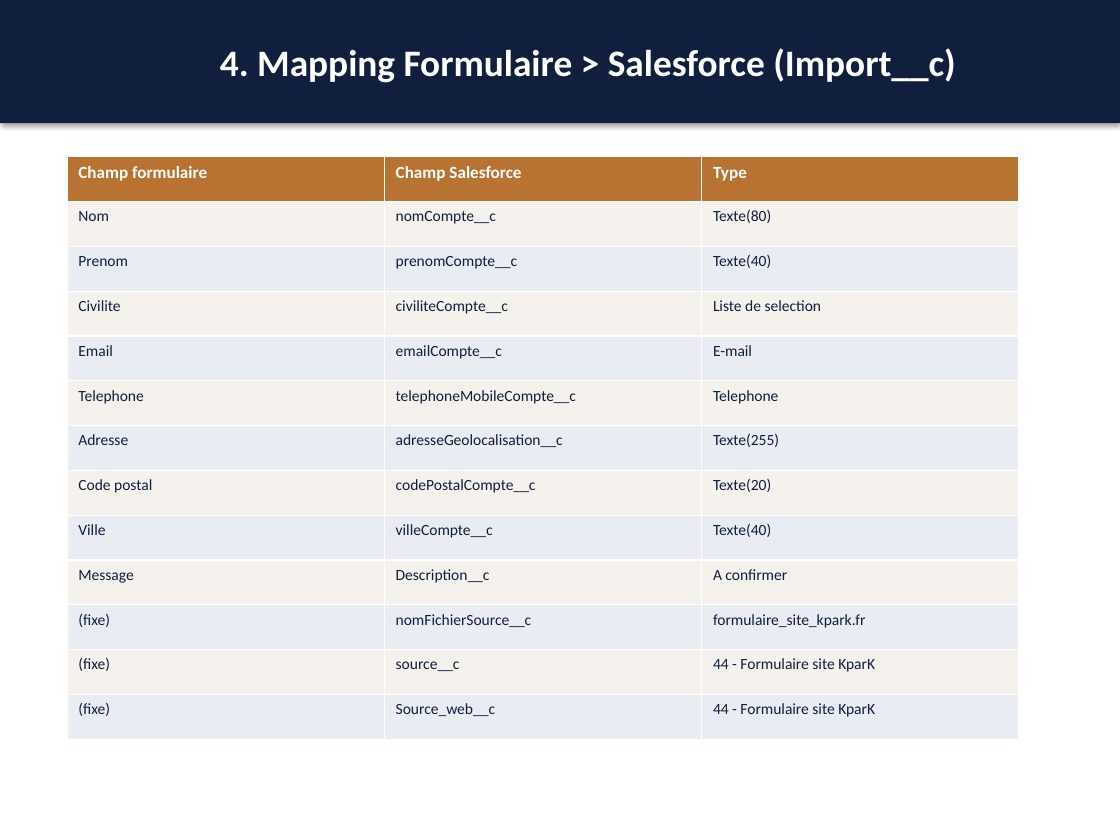
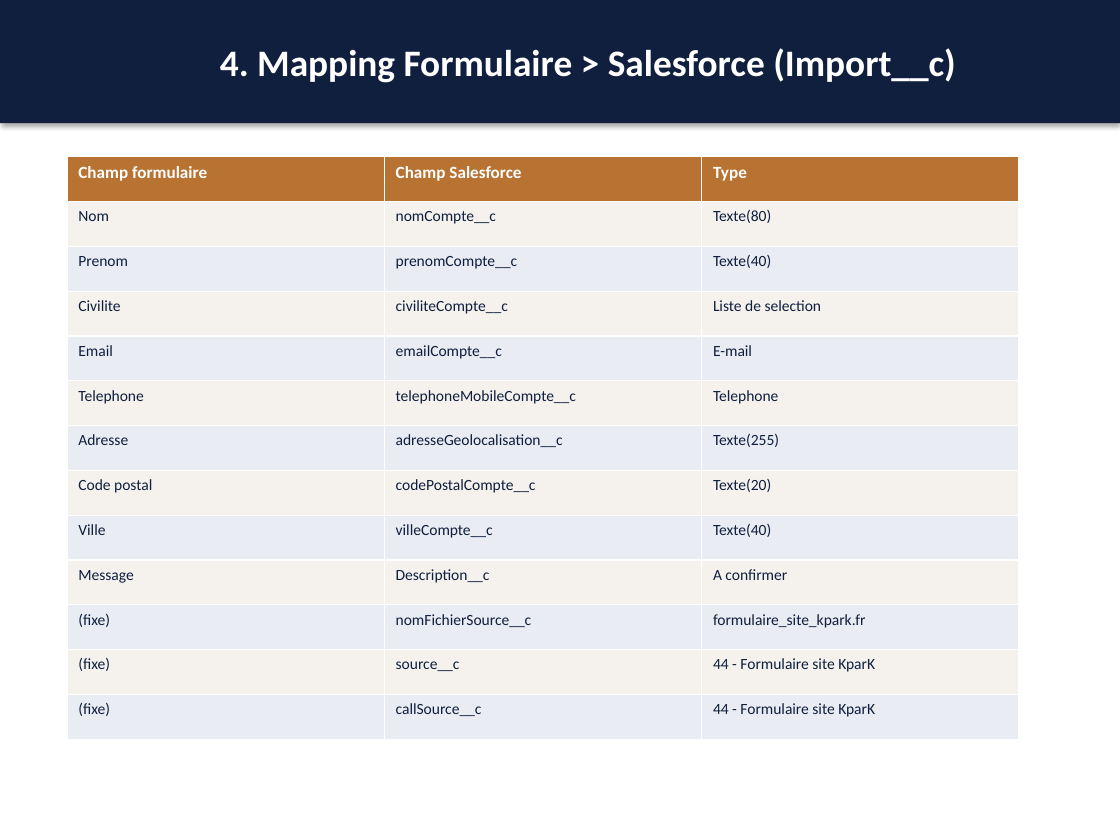
Before and after one commit to Steve02022001/guiona-site, a slide deck: slide 5 of DOCUMENTATION_TECHNIQUE.pptx. Drawn at 1120x840 pixels with LibreOffice and Linux fonts; fonts in the diff are those of the drawing. Boxes give left, top, right and bottom in pixels: in the first picture for what was removed or moved away, otherwise in the second. Text is boxed around its words. In the diff, an @@ line names an element or a change of style, - is before the commit and + after.

```diff
--- a/DOCUMENTATION_TECHNIQUE.pptx
+++ b/DOCUMENTATION_TECHNIQUE.pptx
@@ table at box(67, 157, 1018, 739) @@
-row 13, column 2: Source_web__c
+row 13, column 2: callSource__c
```
Also in this commit, not shown: 2 other files.
